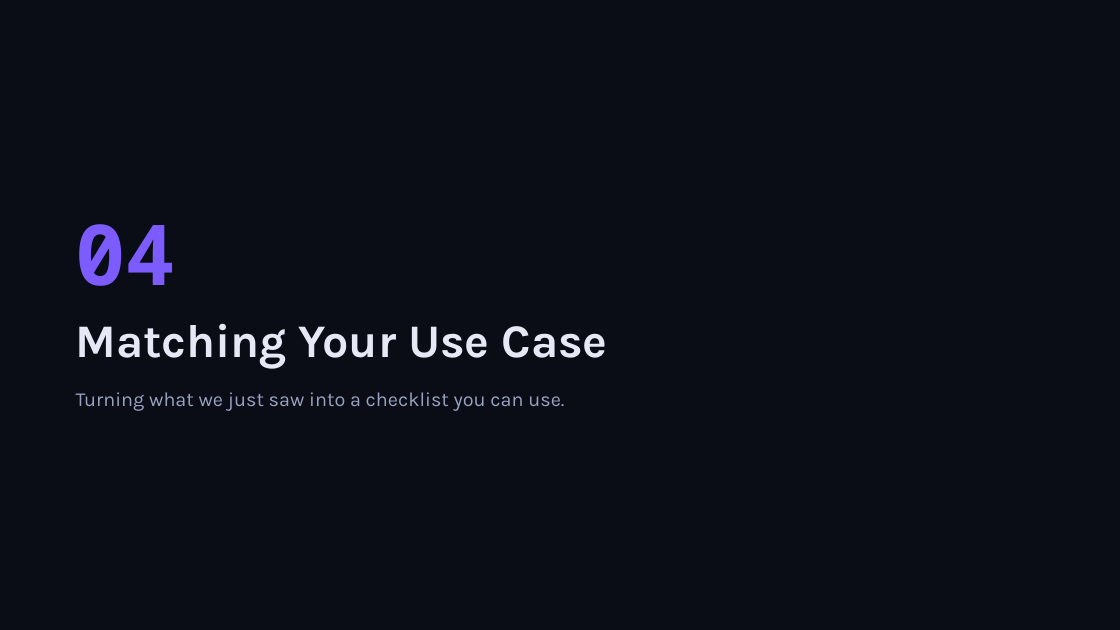
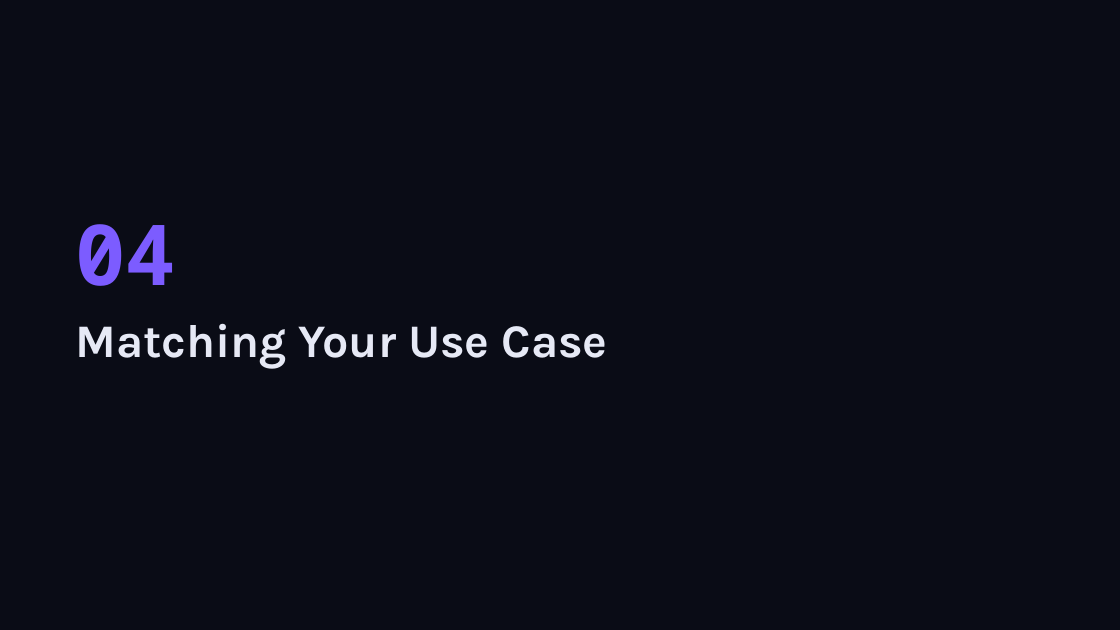
Before and after one commit to simy307/temporal-claims-demo, a slide deck: slide 25 of presentation/Lifting-the-Veil-Temporal-Talk.pptx. Drawn at 1120x630 pixels with LibreOffice and Linux fonts; fonts in the diff are those of the drawing. Boxes give left, top, right and bottom in pixels: in the first picture for what was removed or moved away, otherwise in the second. Text is boxed around its words. In the diff, an @@ line names an element or a change of style, - is before the commit and + after.

```diff
--- a/presentation/Lifting-the-Veil-Temporal-Talk.pptx
+++ b/presentation/Lifting-the-Veil-Temporal-Talk.pptx
@@ text removed at bbox=[76, 392, 564, 411] @@
-Turning what we just saw into a checklist you can use.
```
Also in this commit, not shown: 7 other slides changed, 4 other files.
